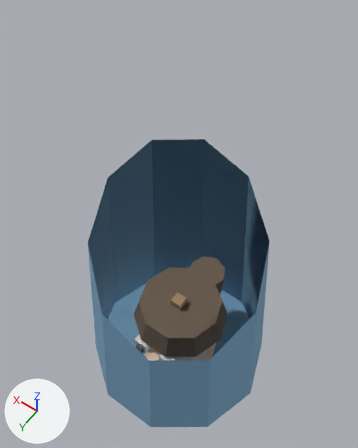
The glTF model assets/npc_mara.glb: old version first, new version second.
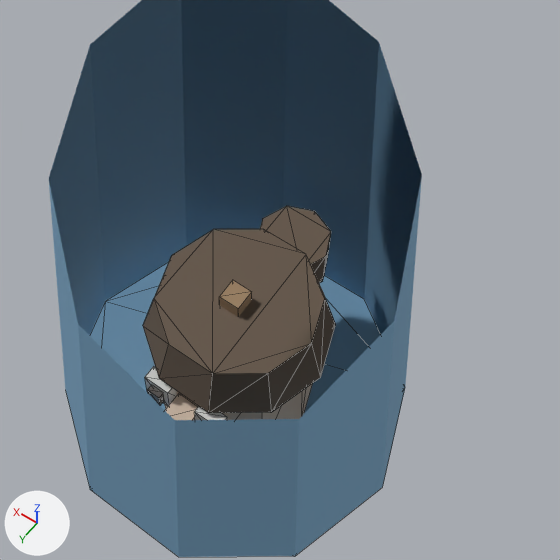
There are two pictures of each version: one whole from a 50 mm lens placed at (-0.504, 0.704, 1.934), pointed at (0.114, -0.162, 0.575), one close up on the part from 18% to 94% of the width and 35% to 96% of the height. Lighting does not change. The marker at lower left points along +X, +Y and +Z. The first two pictures are the older version. The close-ups show mesh edges as thin lines. Everything nearer to the camera than a plane just in front of the edit is cut away. Vertices at exactly the same position are counted once.

Objects in the first close-up: 'Hair', 'HairBun', 'Head', 'PropPole', 'Torso' and 4 more.
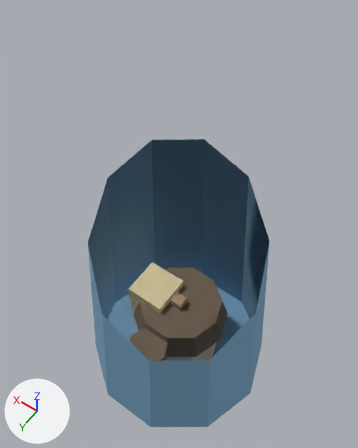
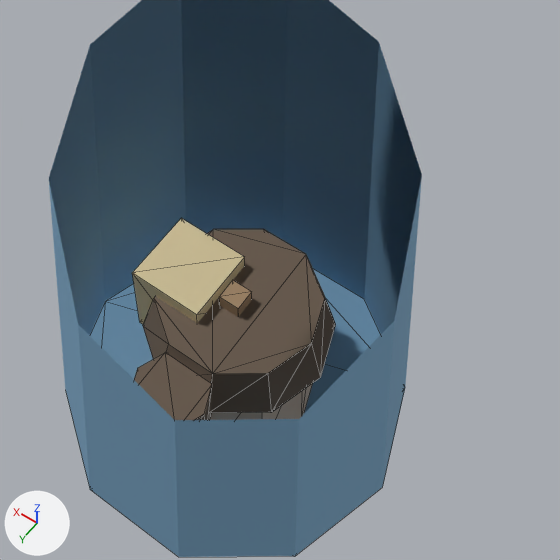
Boxes [x1, y1, x2, y2] around the edits, measured in the close-ups (560 x 560 px):
'PropLantern', moved (not visible before)
    after: [132, 218, 245, 324]
'HairBun', moved
    before: [260, 206, 331, 283]
    after: [134, 352, 212, 420]

What changed in the scene script:
```text
Change me_hairbun:
    used by ob_hairbun; location = (0.0, 0.0, 0.0)
    remove me_hairbun.from_pydata(...)  # 16 vertices, 28 faces; spans x -0.07..0.07, y -0.255..-0.115, z 0.255..0.345
    add me_hairbun.from_pydata(...)  # 16 vertices, 28 faces; spans x -0.07..0.07, y 0.115..0.255, z 0.255..0.345
    me_hairbun part 1: the whole mesh is moved by (0.0, 0.37, 0.0)
Change me_proplantern:
    used by ob_proplantern; location = (0.0, 0.0, 0.0)
    remove me_proplantern.from_pydata(...)  # 8 vertices, 12 faces; spans x -0.07..0.07, y -0.07..0.07, z -0.09..0.09
    add me_proplantern.from_pydata(...)  # 8 vertices, 12 faces; spans x 0.03..0.17, y -0.07..0.07, z 0.22..0.4
    me_proplantern part 2: the whole mesh is moved by (0.1, 0.0, 0.31)
```
